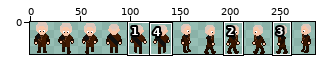
Sprite sheet -- Orville/Assets/AllCharacters/Characters/Hamelac.png. The first picture is a wide view before the edit; the outline marks the close-up.
Close-up. Before the commit:
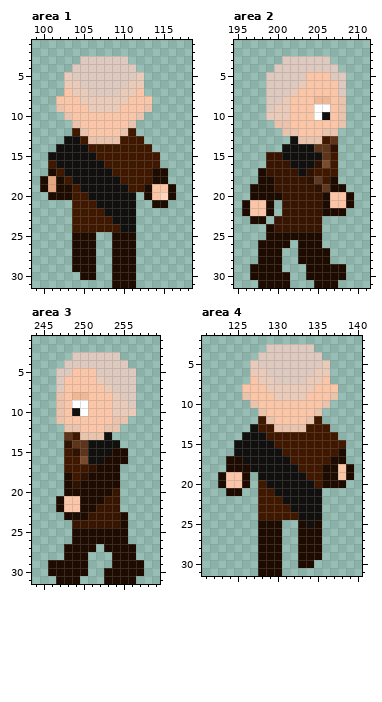
The file is 288x32 pixels. Colours within 5 levels of each other are drawn and written as one. Shown: area 1: x 99..118, y 1..31; area 2: x 195..211, y 1..31; area 3: x 244..259, y 1..31; area 4: x 121..140, y 2..31. The wide view leaves out empty margins. The commit also changed other parts of the picture, which this record leaves out.
After:
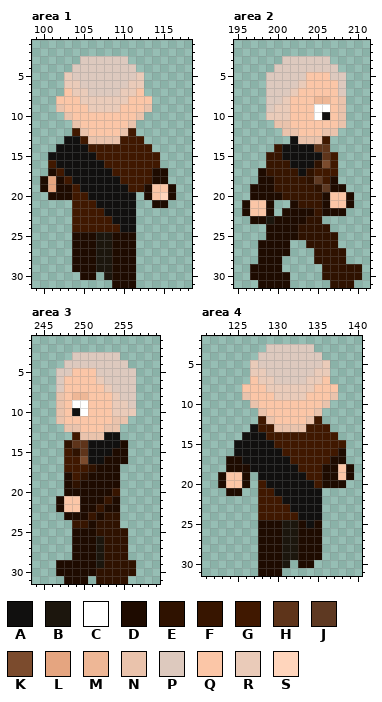
Palette (. is transparent): A #11100f  B #1c160d  C #ffffff  D #1e0b00  E #2f1200  F #371500  G #401800  H #5e341a  J #5e3922  K #7b4b2d  L #e5a580  M #eeb796  N #eac3ac  P #ddc9be  Q #fbc6a7  R #eacbb9  S #ffd5bc
Difference:
{"where": "area 1"}
{"y":25,"x":107,"old":"..","new":"BB"}
{"y":26,"x":107,"old":"..","new":"BB"}
{"y":27,"x":107,"old":"..","new":"BB"}
{"y":28,"x":107,"old":"..","new":"BB"}
{"y":29,"x":107,"old":"..","new":"BB"}
{"y":30,"x":108,"old":".","new":"B"}
{"where": "area 2"}
{"y":13,"x":207,"old":"H","new":"."}
{"y":14,"x":200,"old":".","new":"F"}
{"y":14,"x":207,"old":"E","new":"."}
{"y":21,"x":201,"old":"FF","new":".D"}
{"y":22,"x":201,"old":"FFFF","new":"DDDD"}
{"y":23,"x":199,"old":".FFFFFF","new":"BDDDDEE"}
{"y":24,"x":200,"old":"FFFFFF.","new":"DDDEEEE"}
{"y":25,"x":203,"old":"DDD..","new":"EEEEE"}
{"y":26,"x":203,"old":"DDD..","new":".EEEE"}
{"y":27,"x":201,"old":".","new":"D"}
{"y":27,"x":203,"old":"DDDD..","new":"..EEEE"}
{"y":28,"x":203,"old":"DDDD..","new":"..EEEE"}
{"y":29,"x":204,"old":"DDDDD..","new":"..EEEEE"}
{"y":30,"x":204,"old":"DDDDD..","new":"..EEEEE"}
{"y":31,"x":205,"old":"DDD..","new":"..EEE"}
{"where": "area 3"}
{"y":13,"x":248,"old":"H","new":"."}
{"y":13,"x":254,"old":".","new":"A"}
{"y":14,"x":255,"old":".","new":"D"}
{"y":21,"x":254,"old":"F","new":"D"}
{"y":22,"x":253,"old":"FF","new":"DD"}
{"y":23,"x":252,"old":"FFFD","new":"DEE."}
{"y":24,"x":251,"old":"FFFFD","new":"DEEE."}
{"y":25,"x":252,"old":"DDDD","new":"EEEE"}
{"y":26,"x":252,"old":"DDDD","new":"BEEE"}
{"y":27,"x":248,"old":"D","new":"."}
{"y":27,"x":252,"old":".DDDD","new":"BEEE."}
{"y":28,"x":248,"old":"D","new":"."}
{"y":28,"x":251,"old":"...DDD","new":"DBEEE."}
{"y":29,"x":246,"old":"D","new":"."}
{"y":29,"x":251,"old":"...DDDD","new":"DBEEEE."}
{"y":30,"x":246,"old":"D","new":"."}
{"y":30,"x":251,"old":"..DDDDD","new":"DEEEEE."}
{"y":31,"x":247,"old":"D","new":"."}
{"y":31,"x":250,"old":".","new":"D"}
{"y":31,"x":252,"old":".DDDD","new":"EEEE."}
{"where": "area 4"}
{"y":25,"x":131,"old":"..","new":"BB"}
{"y":26,"x":131,"old":"..","new":"BB"}
{"y":27,"x":131,"old":"..","new":"BB"}
{"y":28,"x":131,"old":"..","new":"BB"}
{"y":29,"x":131,"old":"..","new":"BB"}
{"y":30,"x":131,"old":".","new":"B"}
